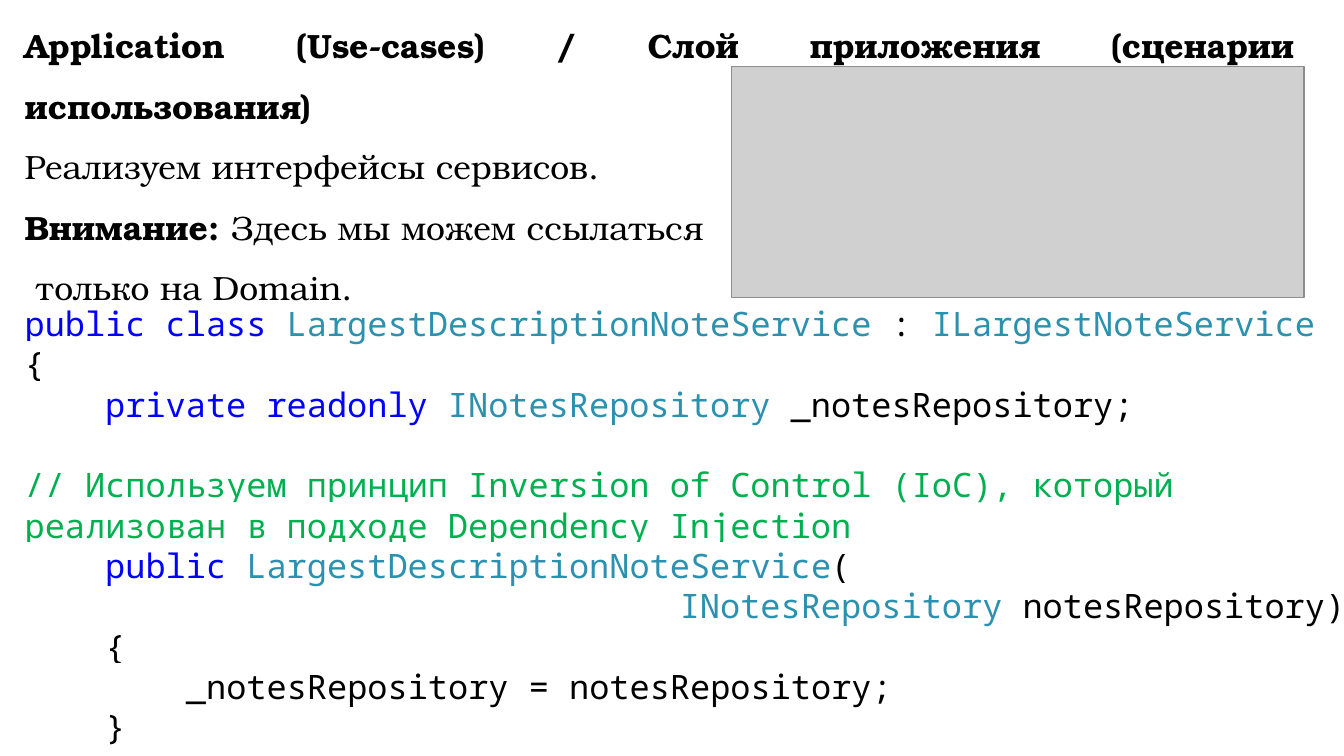
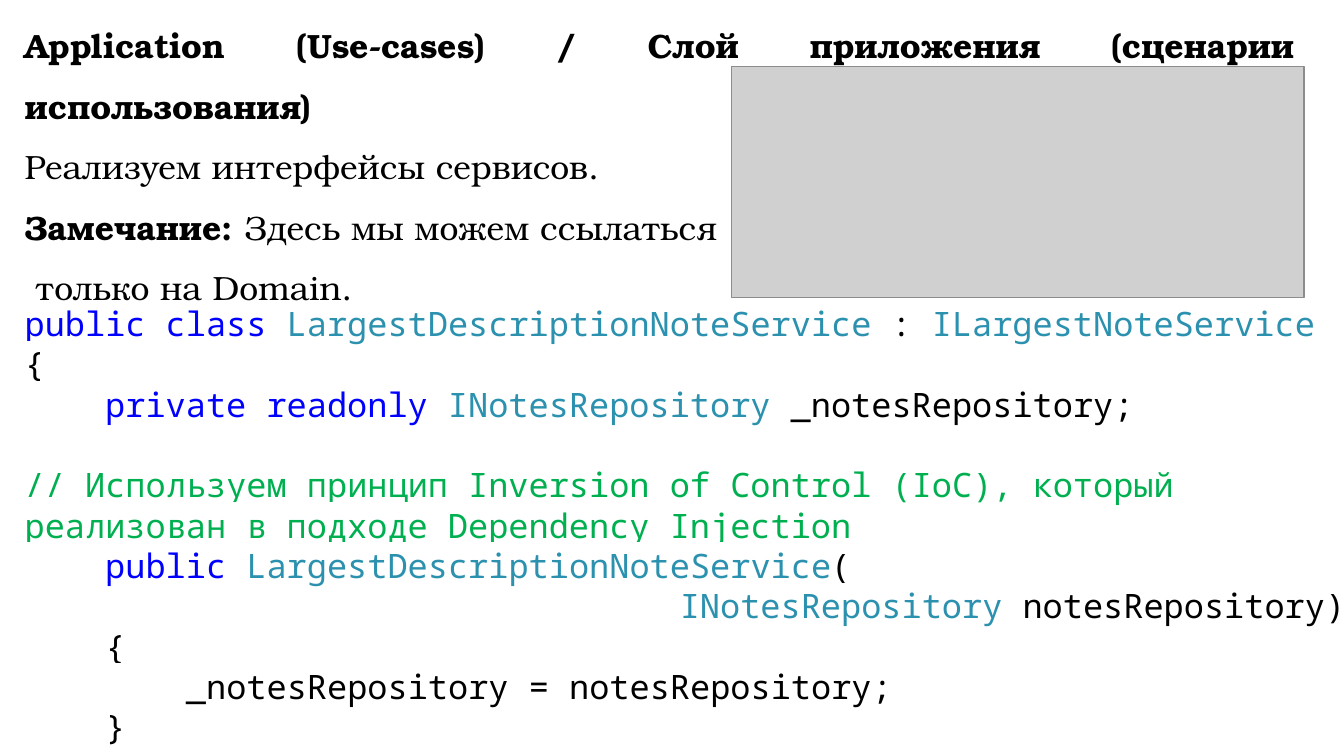
Before and after one commit to DaniilKlyukin/OOP-4, a slide deck: slide 18 of Лекции/ООП 1 лек 6.pptx. Drawn at 1344x756 pixels with LibreOffice and Linux fonts; fonts in the diff are those of the drawing; grey boxes stand for pictures. Boxes give left, top, right and bottom in pixels: in the first picture for what was removed or moved away, otherwise in the second. Text is boxed around its words. In the diff, an @@ line names an element or a change of style, - is before the commit and + after.

```diff
--- a/Лекции/ООП 1 лек 6.pptx
+++ b/Лекции/ООП 1 лек 6.pptx
@@ text at (x1=25, y1=216, x2=717, y2=246): text changed @@
-Внимание: Здесь мы можем ссылаться
+Замечание: Здесь мы можем ссылаться
```
Also in this commit, not shown: 7 other slides changed, 8 other files.
